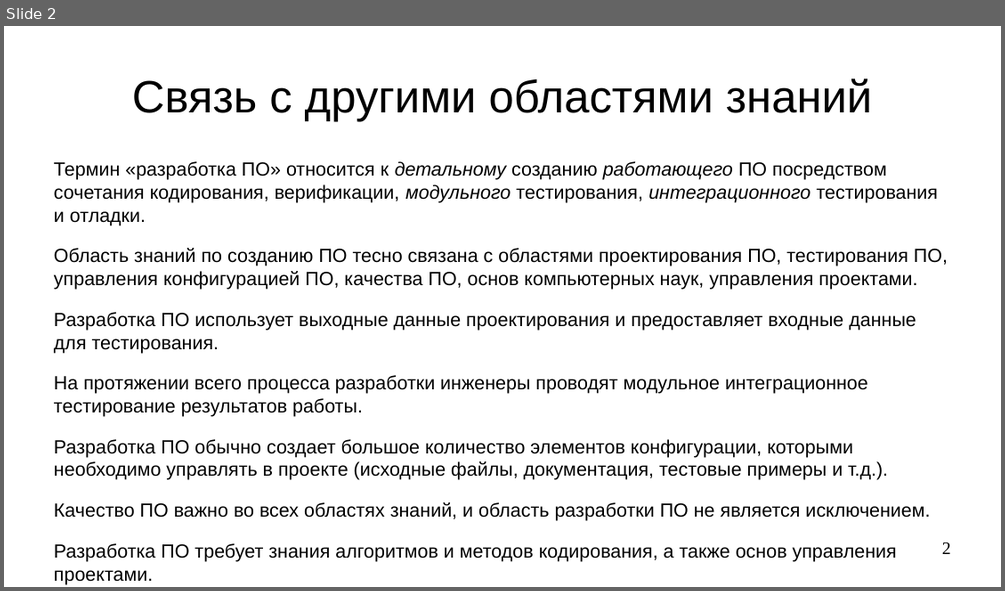
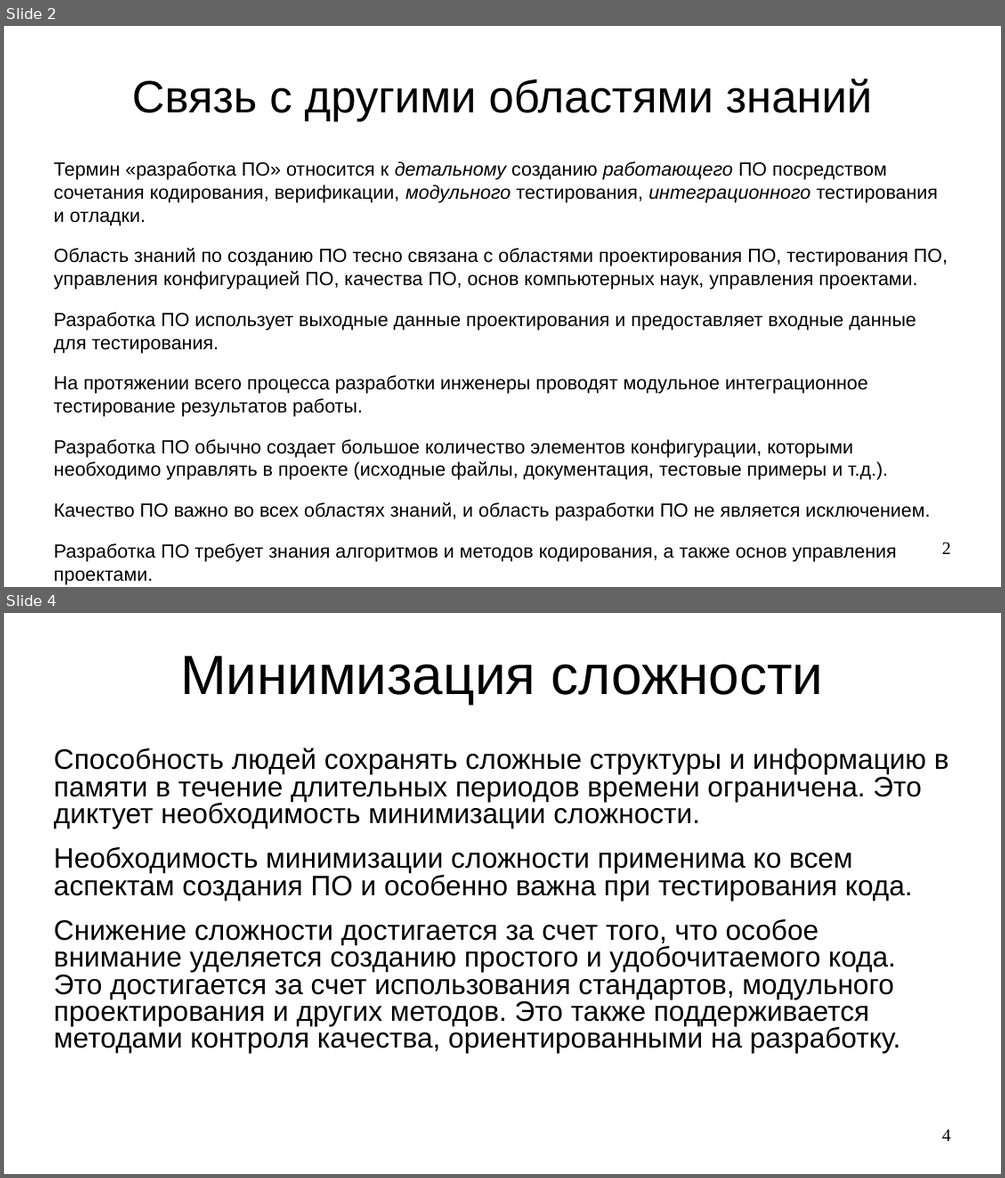
Before and after one commit to steelcraft/stud-lab, a slide deck: Лекции/CASWE01#L3.odp. Shown one above the other, each under a label of ours: slide 2 before the commit, slides 2 and 4 after it; the slides between them are not shown. The pictures are 1005x591 and 1005x1178 pixels, drawn with LibreOffice and Linux fonts; fonts in the diff are those of the drawing. Boxes give left, top, right and bottom in pixels: in the first picture for what was removed or moved away, otherwise in the second. Text is boxed around its words. In the diff, an @@ line names an element or a change of style, - is before the commit and + after.

```diff
--- a/Лекции/CASWE01#L3.odp
+++ b/Лекции/CASWE01#L3.odp
@@ slide 4 added at (x1=4, y1=613, x2=1001, y2=1174), background #FFFFFF @@
@@ title added at (x1=180, y1=656, x2=823, y2=704), 44 pt, text #000000 @@
+Минимизация сложности
@@ text added at (x1=54, y1=747, x2=949, y2=1053), 22.4 pt, text #000000 @@
+Способность людей сохранять сложные структуры и информацию в памяти в течение длительных периодов времени ограничена. Это диктует необходимость минимизации сложности.
+Необходимость минимизации сложности применима ко всем аспектам создания ПО и особенно важна при тестирования кода.
+Снижение сложности достигается за счет того, что особое внимание уделяется созданию простого и удобочитаемого кода. Это достигается за счет использования стандартов, модульного проектирования и других методов. Это также поддерживается методами контроля качества, ориентированными на разработку.
@@ page number added at (x1=942, y1=1129, x2=951, y2=1141), 14 pt, text #000000 @@
+4
```
Also in this commit, not shown: 5 other slides added.
